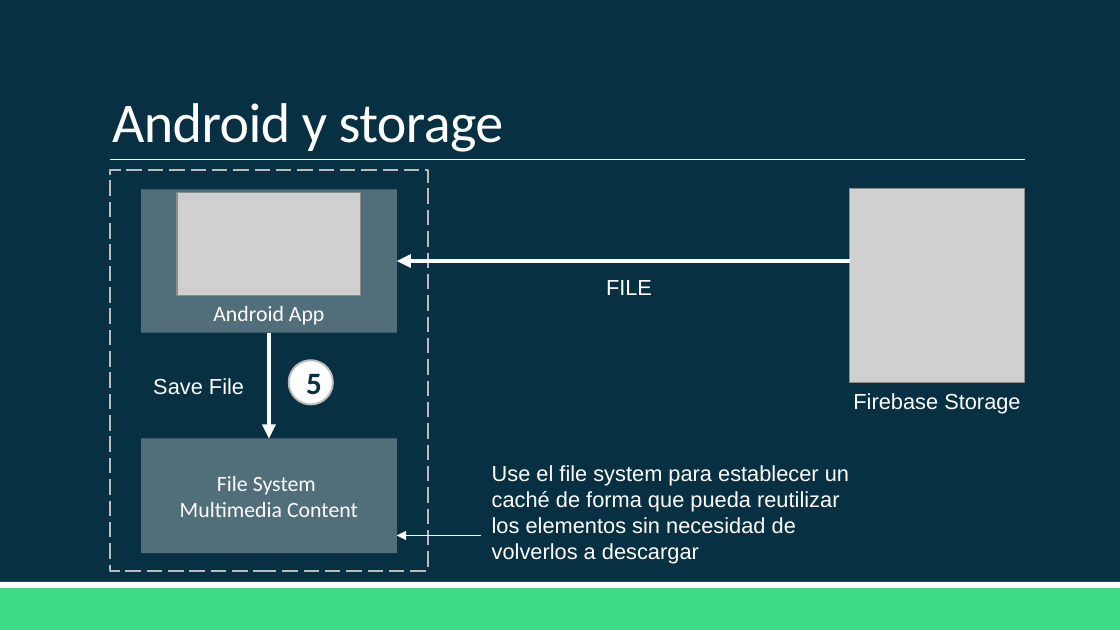
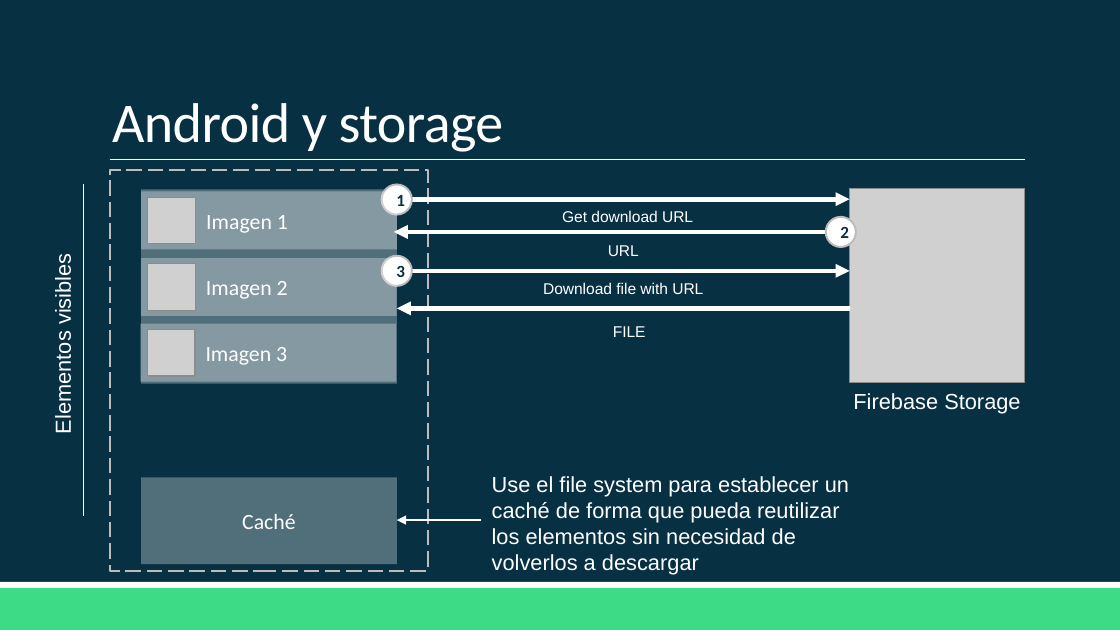
Before and after one commit to Domiciano/AppMoviles201, a slide deck: slide 27 of Clase 13/Clase 13.pptx (slide 18 before the commit). Drawn at 1120x630 pixels with LibreOffice and Linux fonts; fonts in the diff are those of the drawing; grey boxes stand for pictures. Boxes give left, top, right and bottom in pixels: in the first picture for what was removed or moved away, otherwise in the second. Text is boxed around its words. In the diff, an @@ line names an element or a change of style, - is before the commit and + after.

```diff
--- a/Clase 13/Clase 13.pptx
+++ b/Clase 13/Clase 13.pptx
@@ line added from (84, 185) to (84, 515), #FFFFFF 1 pt @@
@@ rectangle: place and size @@
-rectangle at (141, 189, 396, 333)
+rectangle at (141, 189, 396, 383)
@@ rectangle added at (141, 192, 396, 250), fill #FFFFFF at 30% opacity, 14 pt, text #FFFFFF @@
+Imagen 1
@@ picture added at (148, 197, 196, 244) @@
@@ picture removed at (177, 193, 361, 296) @@
@@ ellipse added at (382, 185, 412, 215), fill #FFFFFF, outline #BDBDBD 1.25 pt, 11 pt, text #073042, bold @@
+1
@@ arrow moved from (850, 261) - (396, 261) to (396, 199) - (850, 199) @@
@@ arrow added from (850, 232) to (394, 232), #FFFFFF 3 pt @@
@@ text added at (562, 210, 693, 222), 10 pt, text #FFFFFF @@
+Get download URL
@@ ellipse added at (825, 217, 856, 248), fill #FFFFFF, outline #BDBDBD 1.25 pt, 11 pt, text #073042, bold @@
+2
@@ text added at (51, 260, 75, 431), 14 pt, text #FFFFFF @@
+Elementos visibles
@@ rectangle added at (141, 258, 396, 316), fill #FFFFFF at 30% opacity, 14 pt, text #FFFFFF @@
+Imagen 2
@@ picture added at (148, 263, 196, 310) @@
@@ ellipse added at (382, 255, 412, 286), fill #FFFFFF, outline #BDBDBD 1.25 pt, 11 pt, text #073042, bold @@
+3
@@ text added at (608, 245, 639, 256), 10 pt, text #FFFFFF @@
+URL
@@ arrow added from (396, 271) to (850, 271), #FFFFFF 3 pt @@
@@ text added at (543, 282, 703, 294), 10 pt, text #FFFFFF @@
+Download file with URL
@@ rectangle added at (140, 324, 395, 382), fill #FFFFFF at 30% opacity, 14 pt, text #FFFFFF @@
+Imagen 3
@@ picture added at (147, 329, 195, 376) @@
@@ text in rectangle at (213, 306, 325, 325): text removed @@
-Android App
@@ arrow added from (850, 308) to (396, 308), #FFFFFF 3 pt @@
@@ text "FILE": place and size @@
-text "FILE" at (606, 280, 652, 295)
+text "FILE" at (613, 326, 646, 337)
@@ text "FILE" at (613, 326, 646, 337): size 14 to 10 pt @@
@@ arrow removed from (269, 333) to (269, 438) @@
@@ text removed at (153, 378, 244, 395) @@
-Save File
@@ ellipse removed at (289, 361, 333, 404) @@
-5
@@ rectangle removed at (141, 438, 396, 552) @@
-File System
-Multimedia Content
@@ rectangle added at (141, 477, 396, 563), fill #FFFFFF at 30% opacity, 14 pt, text #FFFFFF @@
+Caché
@@ text "Use el file system para ...": place and size @@
-text "Use el file system para ..." at (492, 465, 849, 564)
+text "Use el file system para ..." at (492, 476, 849, 575)
@@ arrow moved from (480, 535) - (396, 535) to (480, 520) - (396, 520) @@
```
Also in this commit, not shown: 7 other slides changed, 10 slides added.
